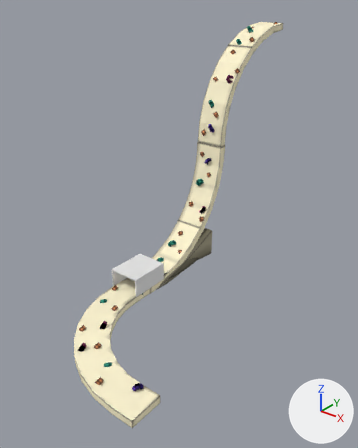
The Blender file _working_files/GMTK2025.blend as it was, and as the next commit left it.
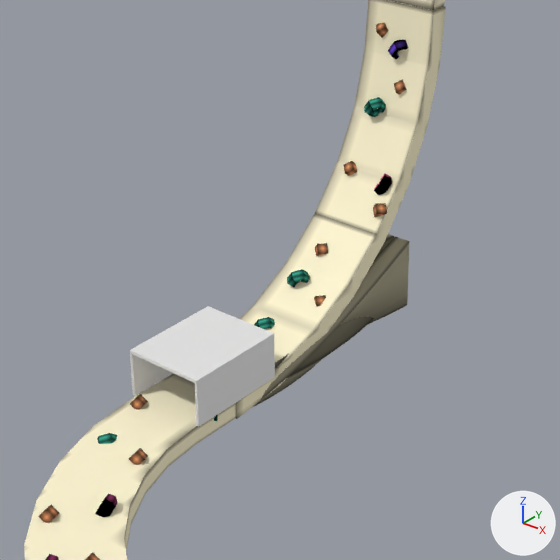
Each version is shown whole from a 50 mm camera at (76.8, -79.1, 70.1) aimed at (9.9, 4.5, 18.3), then close up on the part from 18% to 74% of the width and 32% to 77% of the height. Lighting does not change. The marker at lower right points along +X, +Y and +Z.

The first close-up shows 'Gate', 'HCurve', 'TwistL', 'TwistR', 'VCurve'.
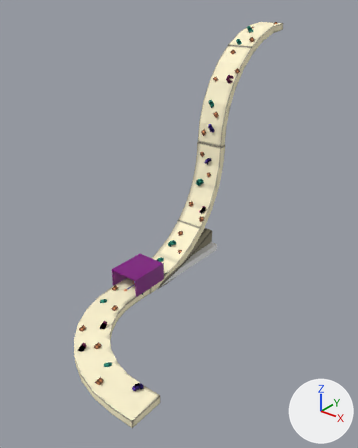
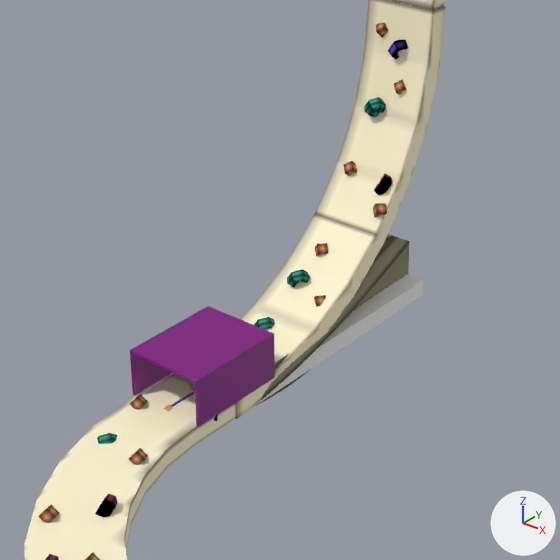
What differs and where, as boxes (x1, y1, x2, y2) in the close-ups (560 x 560 px):
'Gate', surface changed (white to purple): (130, 306, 275, 426) in both
'Straight', added: after (253, 275, 423, 407)
'Loupe', added: after (163, 381, 195, 411)
'TwistR', unchanged, covered by the edit: before (253, 234, 394, 407); after (255, 234, 394, 406)

The change, as a list of edits to the scene's bpy script:
```text
Add img_basic_texture_png:
    img_basic_texture_png = load_image('basic_texture.png', '../Art/Textures/basic_texture.png', 4, 4, 'sRGB')
Change mat_material:
    remove mat_material.base_color = (0.8, 0.8, 0.8)  # white #e7e7e7
    add mat_material.texture = img_basic_texture_png
Add me_loupe:
    me_loupe.from_pydata(...)  # 96 vertices, 85 faces; spans x -1.49..1.49, y -5.13..1.49, z -0.48..0.48
    me_loupe.materials.append(mat_material)  # picture img_basic_texture_png
Add me_straight:
    me_straight.from_pydata(...)  # a box spanning x -4.0..4.0, y 0.0..30.1, z -1.7..0.1
Add ob_loupe:
    ob_loupe = bpy.data.objects.new('Loupe', me_loupe)
    ob_loupe.location = (0.0, 0.0, 0.0)
Add ob_straight:
    ob_straight = bpy.data.objects.new('Straight', me_straight)
    ob_straight.location = (0.0, 0.0, 0.0)
```
